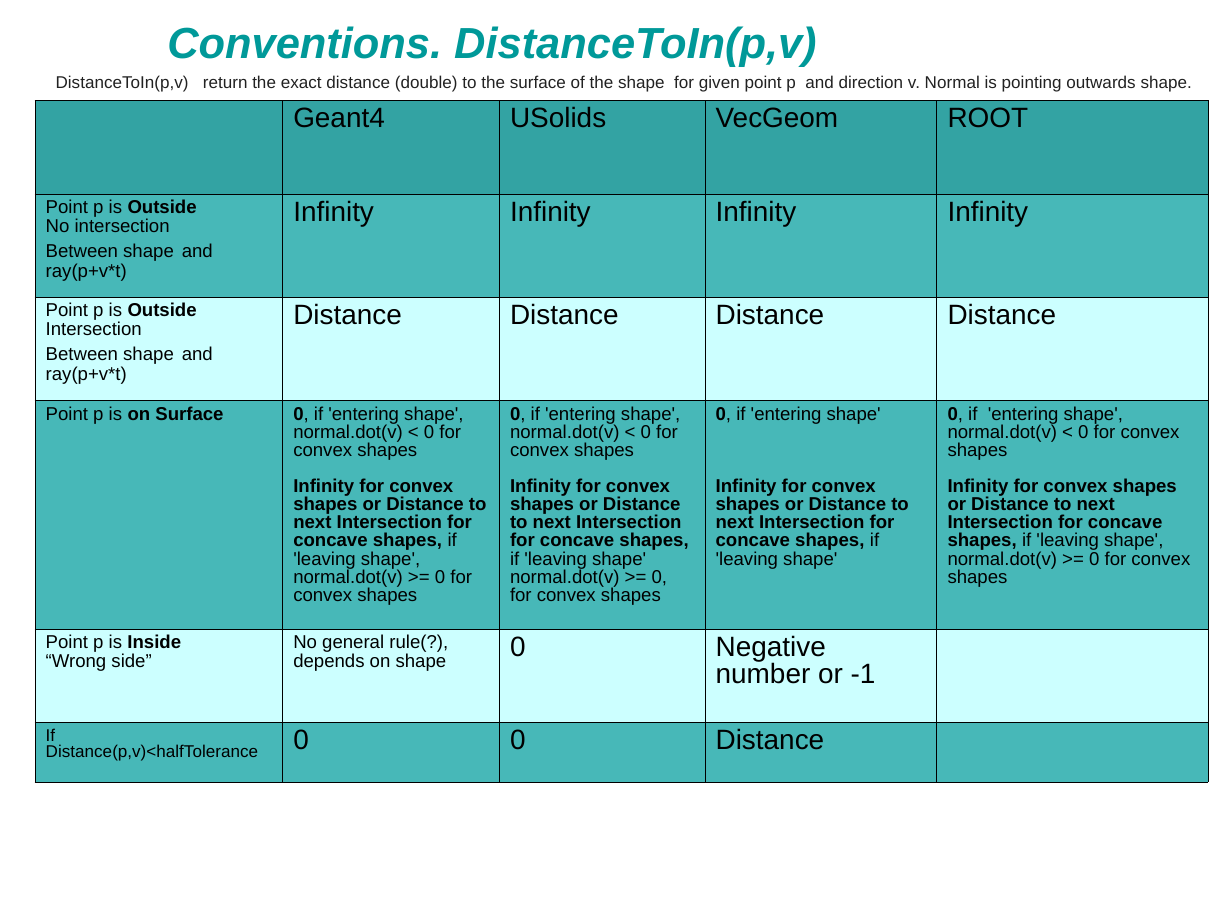
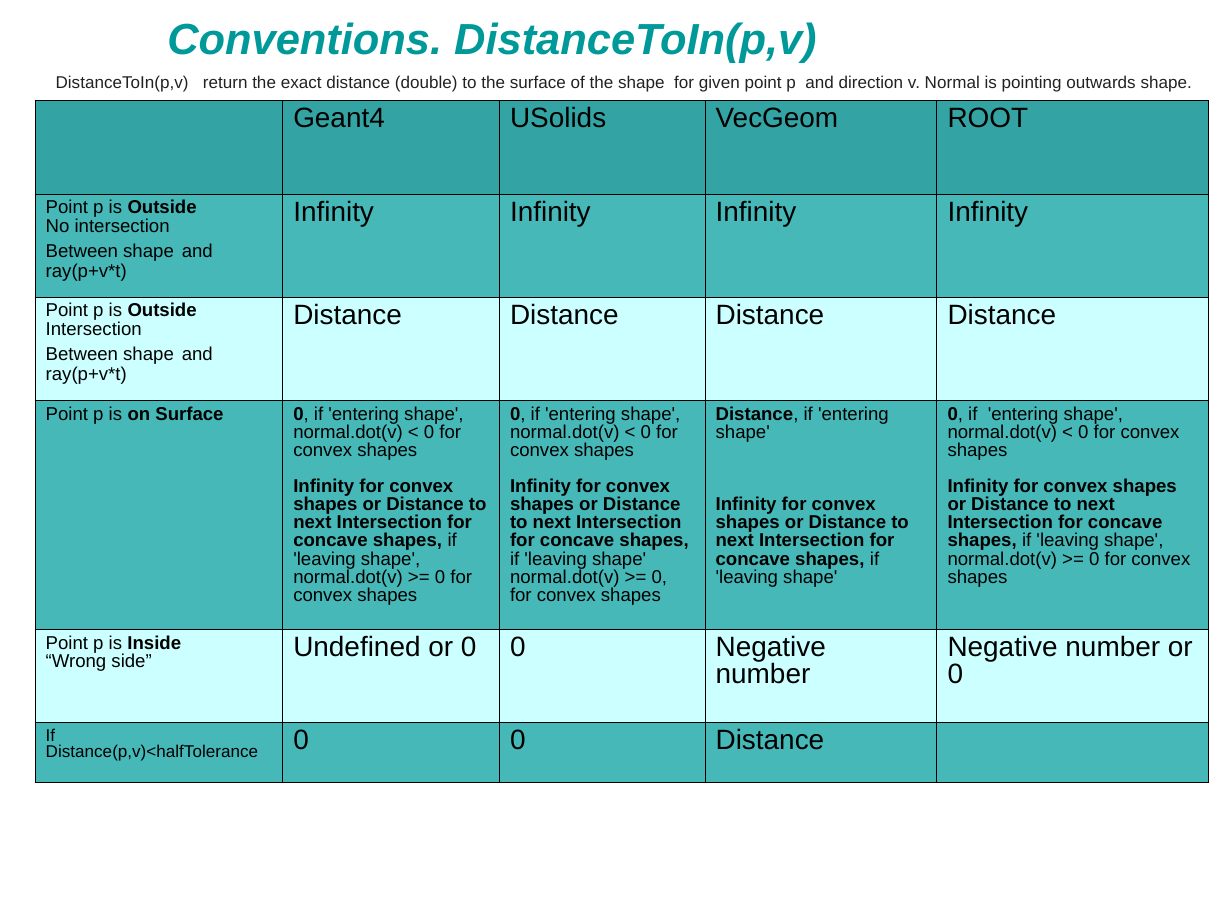
Before and after one commit to amadio/vecgeom, a slide deck: slide 6 of doc/shapes_conventions.ppt. Drawn at 1232x924 pixels with LibreOffice and Linux fonts; fonts in the diff are those of the drawing. Boxes give left, top, right and bottom in pixels: in the first picture for what was removed or moved away, otherwise in the second. Text is boxed around its words. In the diff, an @@ line names an element or a change of style, - is before the commit and + after.

Commit message:
Updated conventions for distances...

```diff
--- a/doc/shapes_conventions.ppt
+++ b/doc/shapes_conventions.ppt
@@ text "Conventions. DistanceToIn(p,v)" at [167, 22, 816, 63]: line spacing 0.93 to 0.83 @@
@@ table at [35, 101, 1209, 783] @@
-row 4, column 4: 0, if 'entering shape' / Infinity for convex shapes or Distance to next Intersection for concave shapes, if 'leaving shape'
+row 4, column 4: Distance, if 'entering shape' / Infinity for convex shapes or Distance to next Intersection for concave shapes, if 'leaving shape'
-row 5: Point p is Inside / “Wrong side” | No general rule(?), depends on shape | 0 | Negative number or -1 | 
+row 5: Point p is Inside / “Wrong side” | Undefined or 0 | 0 | Negative number | Negative number or 0
```
Also in this commit, not shown: 3 other slides changed, 1 other file.
